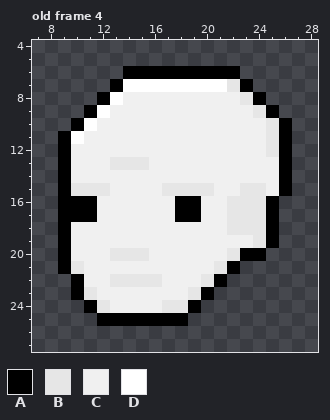
Edited in one commit: pixel-art file (Assets/Sprites/Bodies/Human/Heads/Heads.aseprite). This is how it looked before the edit.
32x32 pixels, 4 frames. Colours within 5 levels of each other are drawn and written as one. Shown: old frame 4: x 7..28, y 4..27. The commit also changed other frames, which this record leaves out.
Visible layers, top first: "белый", "Layer 1".
Palette (. is transparent): A #000000  B #e6e6e6  C #f0f0f0  D #ffffff
Pixels before, old frame 4, first column x 9:
 6 .....AAAAAAAAA....
 7 ....ADDDDDDDDBA...
 8 ...ADCCCCCCCCCBA..
 9 ..ADCCCCCCCCCCCBA.
10 .ADCCCCCCCCCCCCCBA
11 ADCCCCCCCCCCCCCCBA
12 ACCCCCCCCCCCCCCCBA
13 ACCCBBBCCCCCCCCCCA
14 ACCCCCCCCCCCCCCCCA
15 ABBBCCCCBBBBCCBBCA
16 AAACCCCCCAACCBBBA.
17 AAACCCCCCAACCBBBA.
18 ACCCCCCCCCCCCBBBA.
19 ACCCCCCCCCCCCCCBA.
20 ACCCBBBCCCCCCBAA..
21 ABCCCCCCCCCCBA....
22 .ACCBBBBCCCBA.....
23 .ABCCCCCCCBA......
24 ..ABCCCCBBA.......
25 ...AAAAAAA........
The same view after the edit:
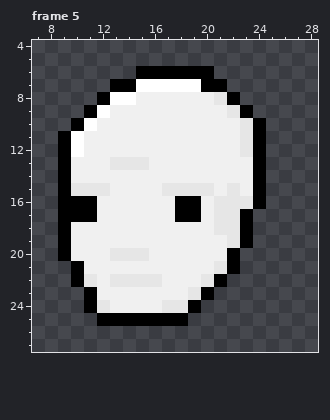
A new or re-ordered frame is compared with the old frame closest to it.
What changed:
{"change": "frames 4 -> 6"}
{"change": "layer \"Layer 1\" now hidden"}
{"where": "frame 5 is new; against old frame 4, layer \"белый\""}
{"frame":5,"y":6,"x":14,"old":"A","new":"."}
{"frame":5,"y":6,"x":21,"old":"AA","new":".."}
{"frame":5,"y":7,"x":14,"old":"D","new":"A"}
{"frame":5,"y":7,"x":20,"old":"DDBA","new":"AA.."}
{"frame":5,"y":8,"x":14,"old":"C","new":"D"}
{"frame":5,"y":8,"x":21,"old":"CCBA","new":"BA.."}
{"frame":5,"y":9,"x":22,"old":"CCBA","new":"BA.."}
{"frame":5,"y":10,"x":23,"old":"CCBA","new":"BA.."}
{"frame":5,"y":11,"x":23,"old":"CCBA","new":"BA.."}
{"frame":5,"y":12,"x":10,"old":"C","new":"D"}
{"frame":5,"y":12,"x":23,"old":"CCBA","new":"BA.."}
{"frame":5,"y":13,"x":24,"old":"CCA","new":"A.."}
{"frame":5,"y":14,"x":24,"old":"CCA","new":"A.."}
{"frame":5,"y":15,"x":22,"old":"CBBCA","new":"BCA.."}
{"frame":5,"y":16,"x":21,"old":"C","new":"B"}
{"frame":5,"y":16,"x":24,"old":"BA","new":"A."}
{"frame":5,"y":17,"x":21,"old":"C","new":"B"}
{"frame":5,"y":17,"x":23,"old":"BBA","new":"A.."}
{"frame":5,"y":18,"x":21,"old":"C","new":"B"}
{"frame":5,"y":18,"x":23,"old":"BBA","new":"A.."}
{"frame":5,"y":19,"x":22,"old":"CCBA","new":"BA.."}
{"frame":5,"y":20,"x":22,"old":"BAA","new":"A.."}
{"frame":5,"y":21,"x":9,"old":"AB","new":".A"}
{"frame":5,"y":22,"x":11,"old":"C","new":"B"}
{"frame":5,"y":23,"x":10,"old":"AB","new":".A"}
